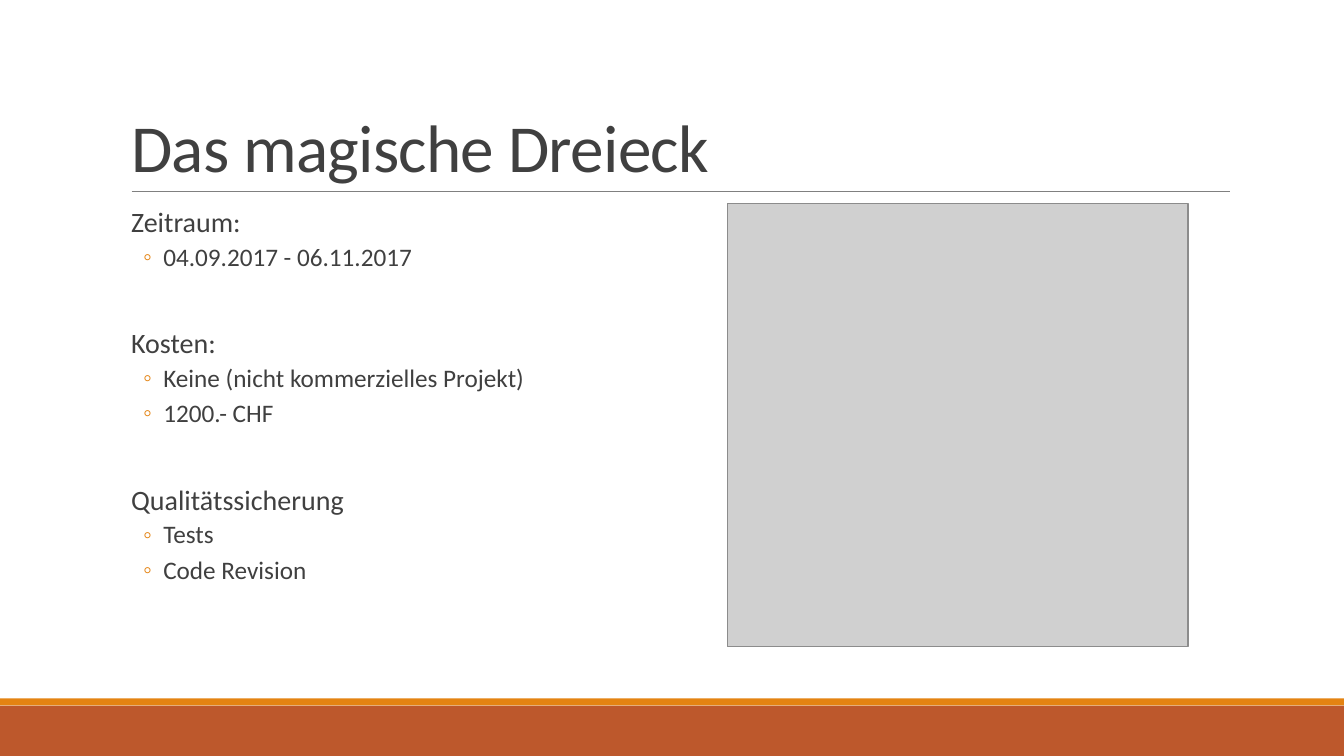
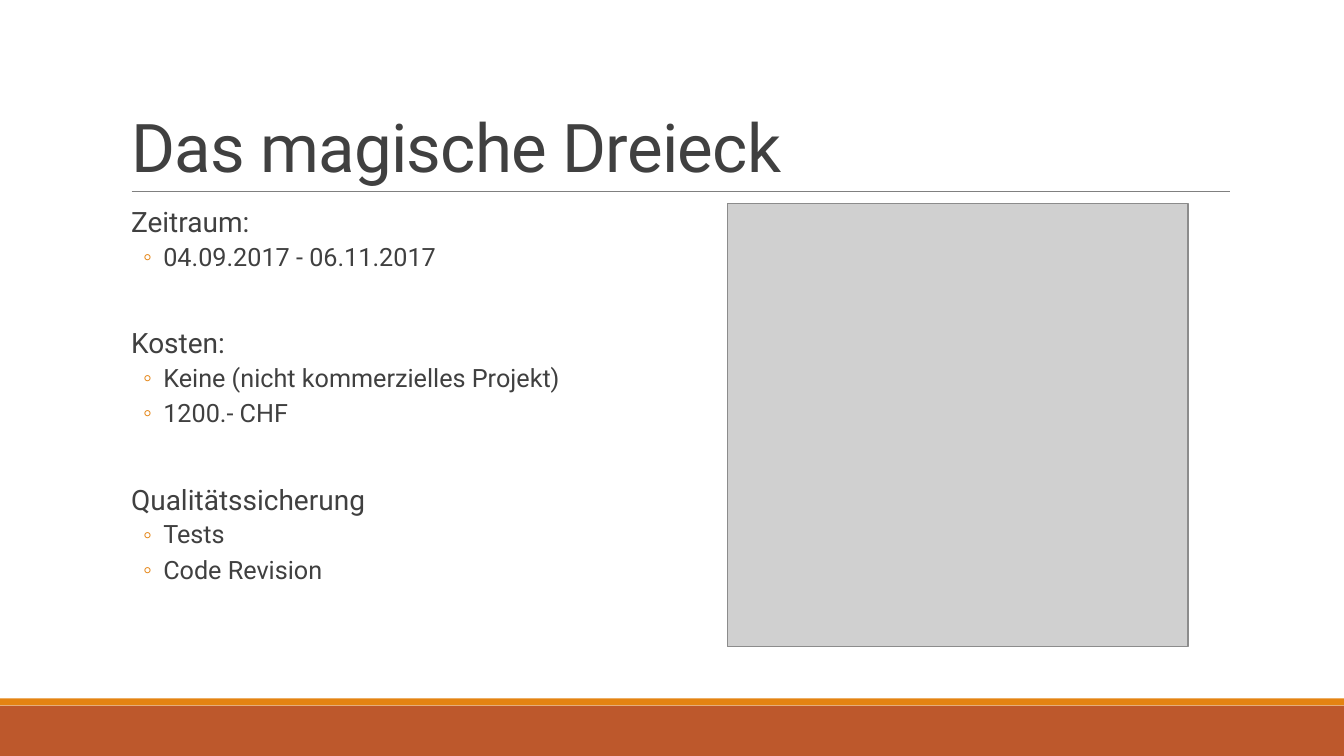
Before and after one commit to fabianbaechli/online_note_tool, a slide deck: slide 6 of Presentation/presentation_online_note_tool.pptx. Drawn at 1344x756 pixels with LibreOffice and Linux fonts; fonts in the diff are those of the drawing; grey boxes stand for pictures. Boxes give left, top, right and bottom in pixels: in the first picture for what was removed or moved away, otherwise in the second. Text is boxed around its words. In the diff, an @@ line names an element or a change of style, - is before the commit and + after.

```diff
--- a/Presentation/presentation_online_note_tool.pptx
+++ b/Presentation/presentation_online_note_tool.pptx
@@ title "Das magische Dreieck" at box(131, 121, 781, 186): font Calibri to Roboto @@
@@ text "Zeitraum:" at box(131, 212, 560, 580): font Calibri to Roboto @@
```
Also in this commit, not shown: 14 other slides changed, 1 slide added.
